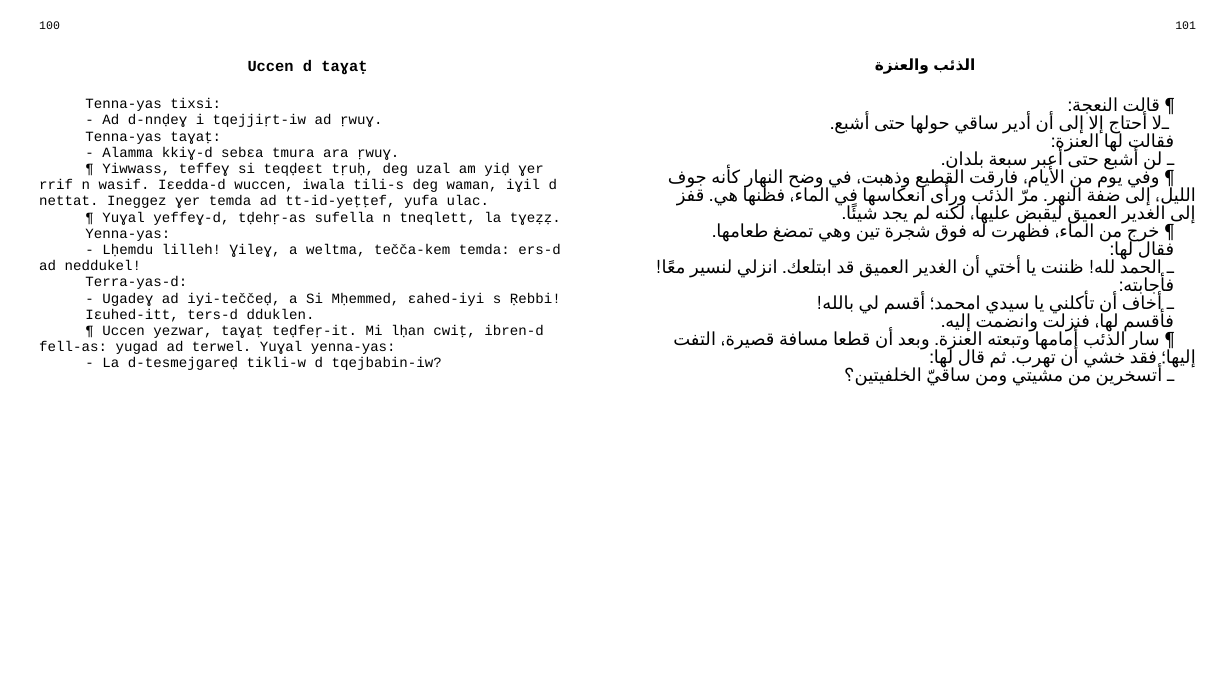
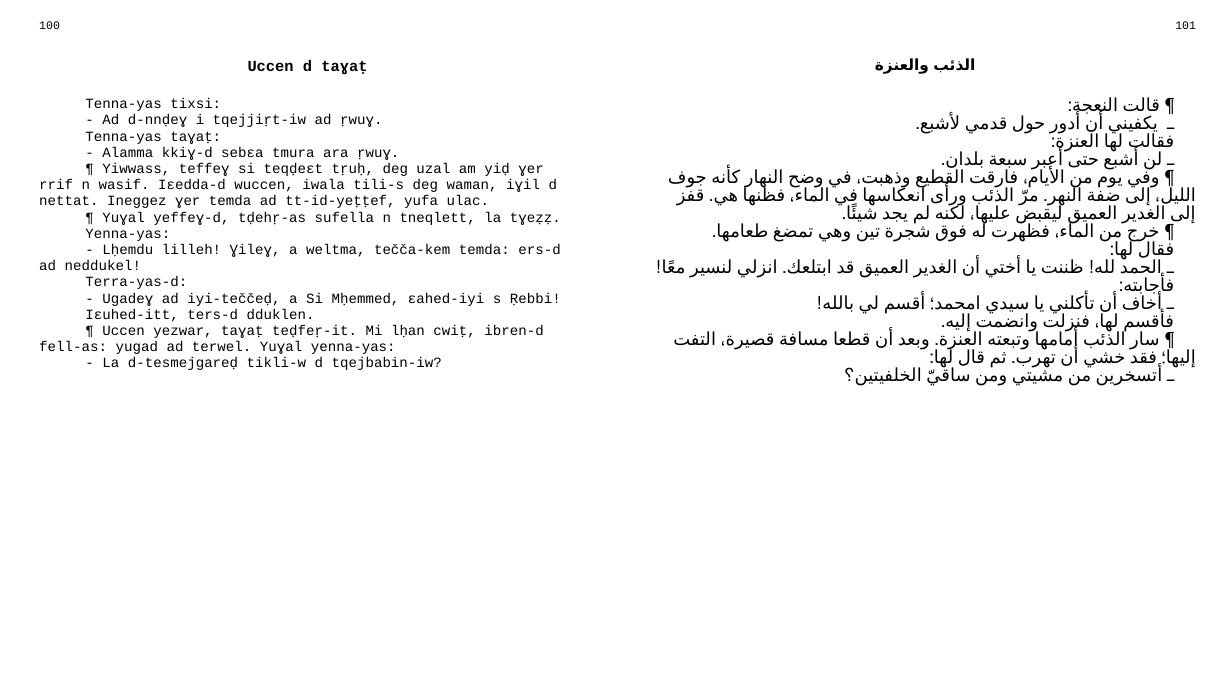
Before and after one commit to sferhah/tamacahut_n_wuccen, a slide deck: slide 46 of Uccen.ConsoleApp/uccen.arb.pptx. Drawn at 1232x693 pixels with LibreOffice and Linux fonts; fonts in the diff are those of the drawing. Boxes give left, top, right and bottom in pixels: in the first picture for what was removed or moved away, otherwise in the second. Text is boxed around its words. In the diff, an @@ line names an element or a change of style, - is before the commit and + after.

```diff
--- a/Uccen.ConsoleApp/uccen.arb.pptx
+++ b/Uccen.ConsoleApp/uccen.arb.pptx
@@ table at box(30, 15, 1205, 668) @@
-row 3, column 3: ¶ قالت النعجة: / ـ لا أحتاج إلا إلى أن أدير ساقي حولها حتى أشبع. / فقالت لها العنزة: / ـ لن أشبع حتى أعبر سبعة بلدان. / ¶ وفي يوم من الأيام، فارقت القطيع وذهبت، في وضح النهار كأنه جوف الليل، إلى ضفة النهر. مرّ الذئب ورأى انعكاسها في الماء، فظنها هي. قفز إلى الغدير العميق ليقبض عليها، لكنه لم يجد شيئًا. / ¶ خرج من الماء، فظهرت له فوق شجرة تين وهي تمضغ طعامها. / فقال لها: / ـ الحمد لله! ظننت يا أختي أن الغدير العميق قد ابتلعك. انزلي لنسير معًا! / فأجابته: / ـ أخاف أن تأكلني يا سيدي امحمد؛ أقسم لي بالله! / فأقسم لها، فنزلت وانضمت إليه. / ¶ سار الذئب أمامها وتبعته العنزة. وبعد أن قطعا مسافة قصيرة، التفت إليها؛ فقد خشي أن تهرب. ثم قال لها: / ـ أتسخرين من مشيتي ومن ساقيّ الخلفيتين؟
+row 3, column 3: ¶ قالت النعجة: / ـ يكفيني أن أدور حول قدمي لأشبع. / فقالت لها العنزة: / ـ لن أشبع حتى أعبر سبعة بلدان. / ¶ وفي يوم من الأيام، فارقت القطيع وذهبت، في وضح النهار كأنه جوف الليل، إلى ضفة النهر. مرّ الذئب ورأى انعكاسها في الماء، فظنها هي. قفز إلى الغدير العميق ليقبض عليها، لكنه لم يجد شيئًا. / ¶ خرج من الماء، فظهرت له فوق شجرة تين وهي تمضغ طعامها. / فقال لها: / ـ الحمد لله! ظننت يا أختي أن الغدير العميق قد ابتلعك. انزلي لنسير معًا! / فأجابته: / ـ أخاف أن تأكلني يا سيدي امحمد؛ أقسم لي بالله! / فأقسم لها، فنزلت وانضمت إليه. / ¶ سار الذئب أمامها وتبعته العنزة. وبعد أن قطعا مسافة قصيرة، التفت إليها؛ فقد خشي أن تهرب. ثم قال لها: / ـ أتسخرين من مشيتي ومن ساقيّ الخلفيتين؟
```
Also in this commit, not shown: 2 other files.
